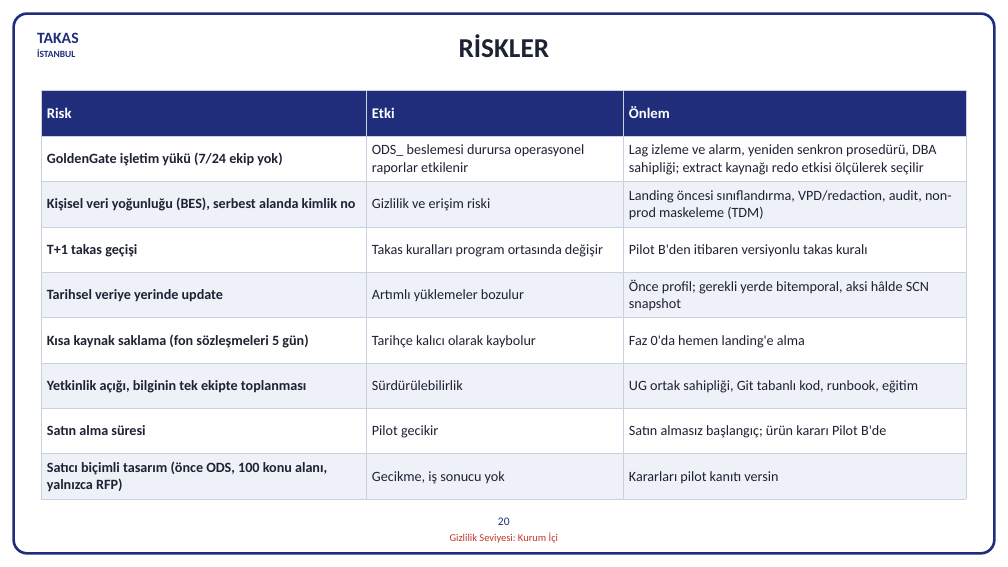
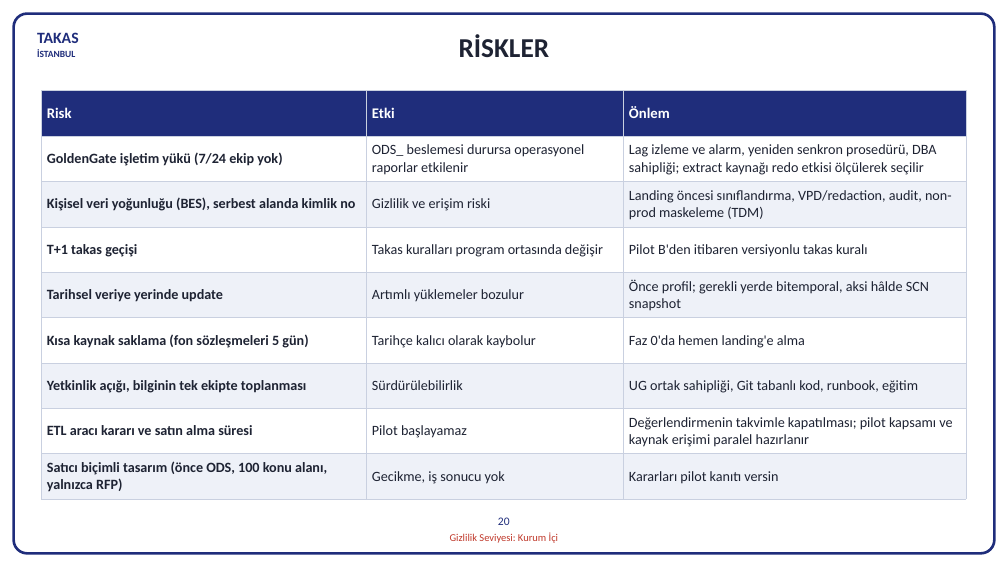
Before and after one commit to hanifidemirel0/Cursor-Projects, a slide deck: slide 20 of outputs/dwh-sunum-kasim-2026/5 - DWHSunum_Kasim2026.pptx. Drawn at 1008x567 pixels with LibreOffice and Linux fonts; fonts in the diff are those of the drawing. Boxes give left, top, right and bottom in pixels: in the first picture for what was removed or moved away, otherwise in the second. Text is boxed around its words. In the diff, an @@ line names an element or a change of style, - is before the commit and + after.

```diff
--- a/outputs/dwh-sunum-kasim-2026/5 - DWHSunum_Kasim2026.pptx
+++ b/outputs/dwh-sunum-kasim-2026/5 - DWHSunum_Kasim2026.pptx
@@ table at bbox=[42, 91, 966, 499] @@
-row 8: Satın alma süresi | Pilot gecikir | Satın almasız başlangıç; ürün kararı Pilot B'de
+row 8: ETL aracı kararı ve satın alma süresi | Pilot başlayamaz | Değerlendirmenin takvimle kapatılması; pilot kapsamı ve kaynak erişimi paralel hazırlanır
```
Also in this commit, not shown: 5 other slides changed, 5 other files.
